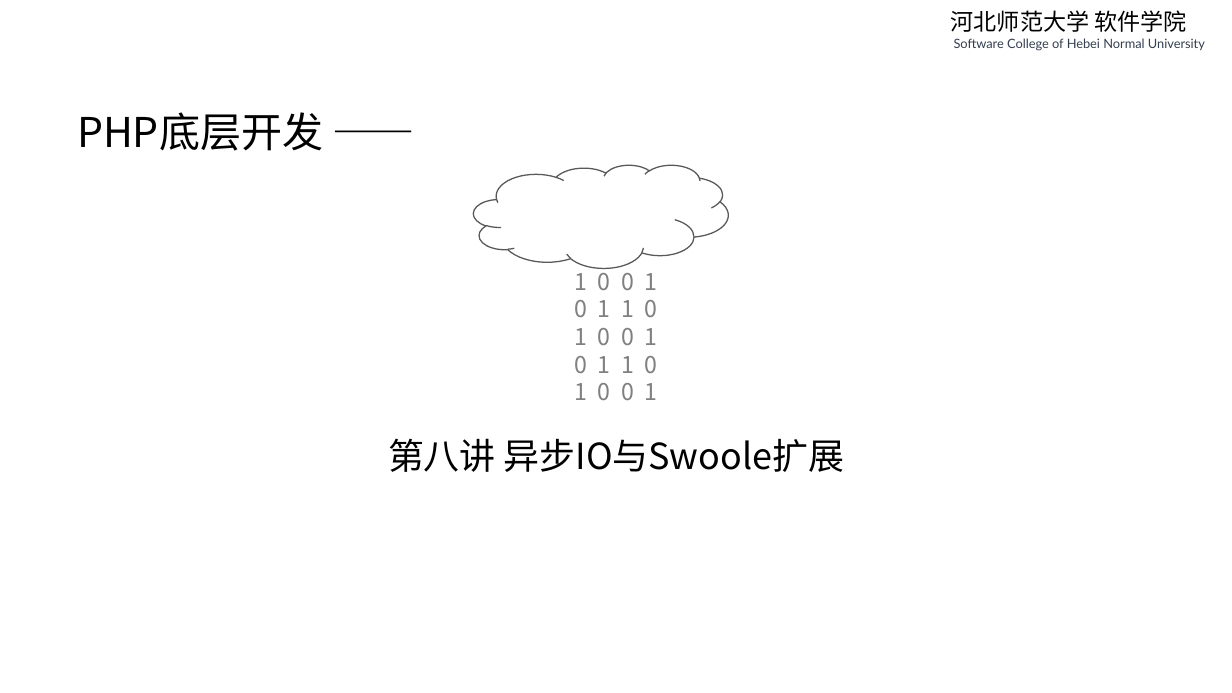
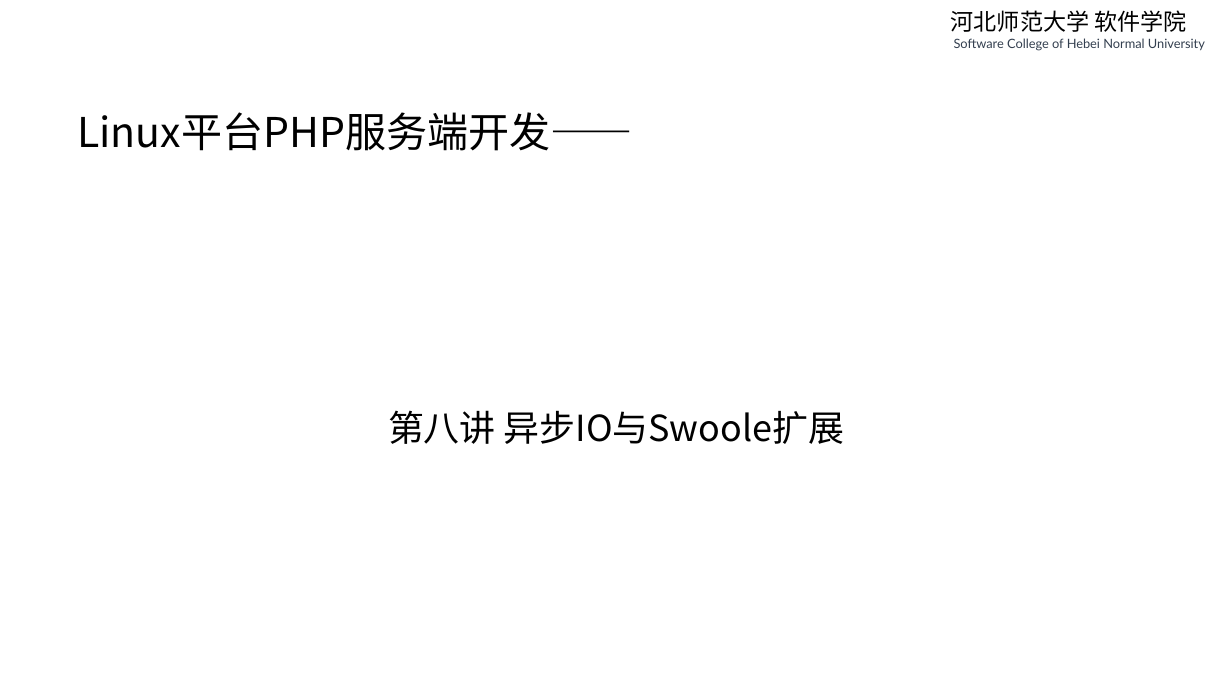
Before and after one commit to edu2act/course-php-serverside-development-on-linux, a slide deck: slide 1 of materials/slides/ch08-async-io-and-swoole.pptx. Drawn at 1232x693 pixels with LibreOffice and Linux fonts; fonts in the diff are those of the drawing; background and template pictures are left out. Boxes give left, top, right and bottom in pixels: in the first picture for what was removed or moved away, otherwise in the second. Text is boxed around its words. In the diff, an @@ line names an element or a change of style, - is before the commit and + after.

```diff
--- a/materials/slides/ch08-async-io-and-swoole.pptx
+++ b/materials/slides/ch08-async-io-and-swoole.pptx
@@ text at (x1=77, y1=112, x2=633, y2=151): text changed; size 18 to 32 pt; text colour #808080 to #000000 @@
-PHP底层开发 ——
-1 0 0 1
-0 1 1 0
-1 0 0 1
-0 1 1 0
-1 0 0 1
+Linux平台PHP服务端开发——
@@ cloud removed at (x1=473, y1=165, x2=728, y2=269) @@
```
Also in this commit, not shown: 4 other slides changed, 1 slide removed, 22 other files.
